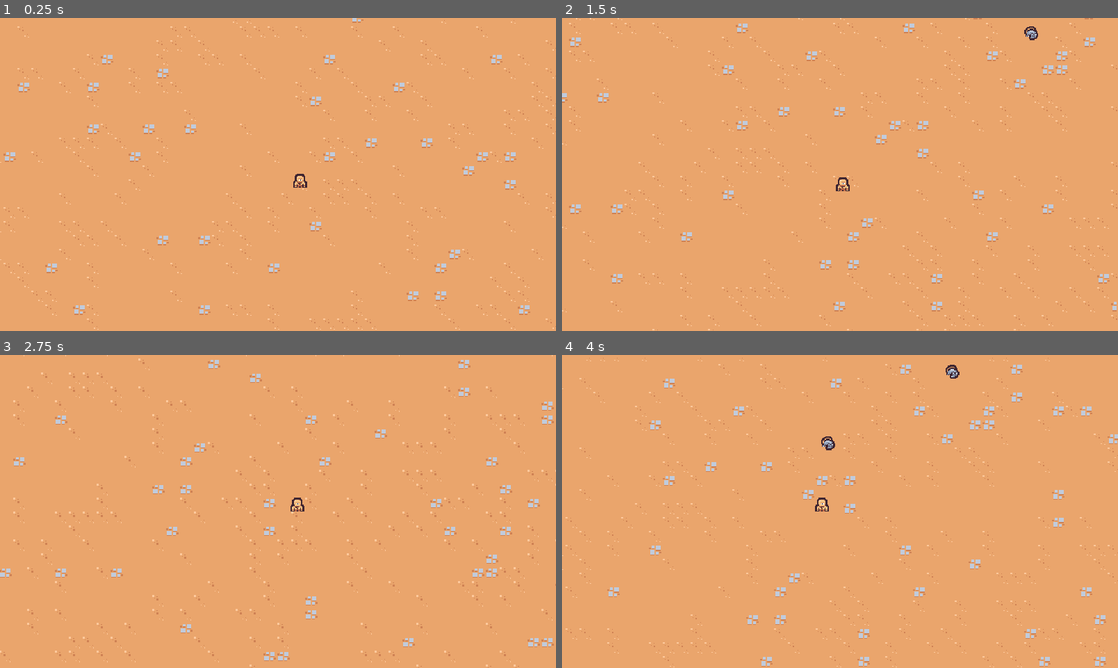
Above: before the commit, frames 1-4 (two rows, left to right).
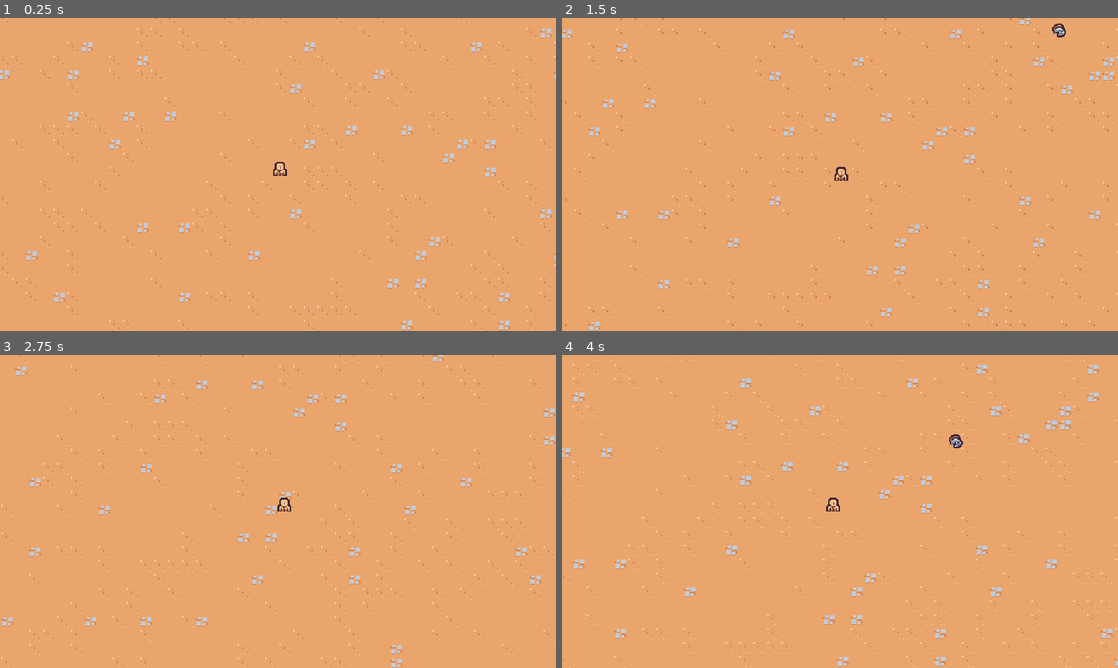
Above: after the commit, the same moments.

Repository: CullsGit/2dsurvivor
Game: Godot game, scene res://scenes/main/main.tscn
Same seed, same stepped clock (60 frames per second), same inputs: the game is played once before the commit and once after it.
Inputs:
- Up to frame 1 (0.25 s): no input
- Up to frame 2 (1.5 s): hold D (move_right) 0.53-1.28 s; hold S (move_down) from 1.28 s (still down)
- Up to frame 3 (2.75 s): release S (move_down) at 2.03 s; hold D (move_right) from 2.03 s (still down)
- Up to frame 4 (4 s): release D (move_right) at 2.78 s; hold W (move_up) 2.78-3.53 s; hold A (move_left) from 3.53 s (still down)

The runs differ from the first frame. In frame 1, 4.7% of the frame differs, in the area x 0-100%, y 0-100%; in frame 2, 5.1%; in frame 3, 4.9%; in frame 4, 5.3%.

Commit message:
add polishing changes

Diff:
--- a/project.godot
+++ b/project.godot
@@ -59,6 +59,7 @@
 2d_physics/layer_1="Terrain"
 2d_physics/layer_2="Player"
 2d_physics/layer_3="Enemy"
+2d_physics/layer_4="EnemyCollision"
 
 [rendering]
 
--- a/scenes/basic_enemy/basic_enemy.gd
+++ b/scenes/basic_enemy/basic_enemy.gd
@@ -1,6 +1,6 @@
 extends CharacterBody2D
 
-const MAX_SPEED = 75
+const MAX_SPEED = 40
 
 # Called when the node enters the scene tree for the first time.
 func _ready() -> void:
--- a/scenes/basic_enemy/basic_enemy.tscn
+++ b/scenes/basic_enemy/basic_enemy.tscn
@@ -10,8 +10,9 @@
 radius = 5.0
 
 [node name="BasicEnemy" type="CharacterBody2D" groups=["enemy"]]
-collision_layer = 0
-collision_mask = 4
+collision_layer = 8
+collision_mask = 9
+motion_mode = 1
 script = ExtResource("1_gxg7h")
 
 [node name="Area2D" type="Area2D" parent="."]
--- a/scenes/game_camera/game_camera.gd
+++ b/scenes/game_camera/game_camera.gd
@@ -10,7 +10,7 @@
 
 func _process(delta: float) -> void:
 	acquire_target()
-	global_position = global_position.lerp(target_position, 1.0 - exp(-delta * 10))
+	global_position = global_position.lerp(target_position, 1.0 - exp(-delta * 20))
 
 
 func acquire_target():
--- a/scenes/player/player.gd
+++ b/scenes/player/player.gd
@@ -1,6 +1,7 @@
 extends CharacterBody2D
 
-const MAX_SPEED = 200
+const MAX_SPEED = 125
+const ACCELERATION_SMOOTHING = 25
 
 # Called when the node enters the scene tree for the first time.
 func _ready() -> void:
@@ -11,7 +12,8 @@
 func _process(delta: float) -> void:
 		var movement_vector = get_movement_vector()
 		var direction = movement_vector.normalized()
-		velocity = direction * MAX_SPEED
+		var target_velocity = direction * MAX_SPEED
+		velocity = velocity.lerp(target_velocity, 1 - exp(-delta * ACCELERATION_SMOOTHING))
 		move_and_slide()
 
 
--- a/scenes/player/player.tscn
+++ b/scenes/player/player.tscn
@@ -9,6 +9,7 @@
 
 [node name="Player" type="CharacterBody2D" groups=["player"]]
 collision_layer = 0
+motion_mode = 1
 script = ExtResource("1_dovo2")
 
 [node name="AbilityManager" type="Node" parent="."]
